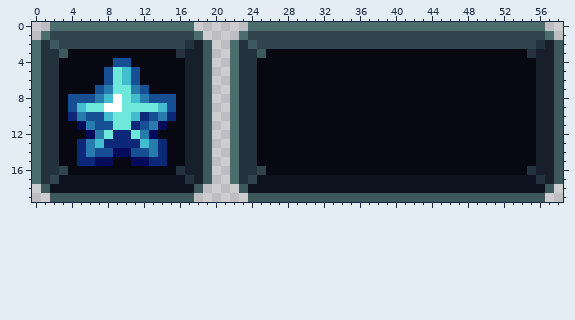
Two states of a pixel-art sprite, src/main/resources/assets/power/textures/screens/star_points_overlay.png. Above: the version before the commit.
The file is 59x20 pixels. Colours within 5 levels of each other are drawn and written as one.
The same view after the edit:
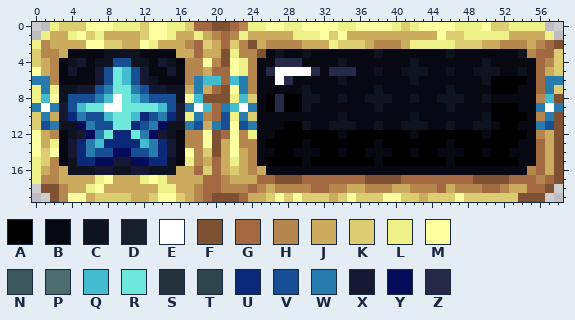
Palette (. is transparent): A #000000  B #070812  C #0f131f  D #161f2a  E #ffffff  F #7e5132  G #a26942  H #b5864e  J #cbac5f  K #dccd73  L #eef088  M #fdffa0  N #3d595d  P #4b6d6d  Q #44bccf  R #6ee8da  S #24323d  T #2f444c  U #0b2978  V #164f93  W #287cad  X #151830  Y #040b5a  Z #262947
Commit: Added keepers box + update stars overlay
The exact change:
Changed rows in their new state; - is an unchanged pixel.
first column x 0:
 0 --LKKKMMMLLLKMMLLKGGFFGHLLMMLLMMMMLLMMMMLKLMMMMLLLMKKLLLL--
 1 -LJJLMKLJJJJKMMLJJLJHGHLJJJJJLLLMKMJJJJJJJJJJMKKLLLLLJJJJL-
 2 LHJJJJMMKKJJMLJJJHGKJGKHFJHHHHJJJLKKKJHHHJLLLLLKKKJJHHHJHGF
 3 KHHJ----CCCC----JJGJJFLHHF-C--C-------C-------C-------CHGGK
 4 KJH-CX-CC--CC-XC-HHMHFMLH--ZZZ----C-------C-------C-----GHK
 5 MJH-X--X----X--X-HHJGGMLH-ZEEEEZ-ZZZ--C--CCC--C--CCC--C-GJK
 6 WWH----X----XC---HWQQGQWH--EZ-----C-------C-------CAAAA-GWW
 7 LWLCCXX------XXCCJWJGFMWH-----C-------C-------C----AAA--GWK
 8 LQMC------------CMQFFFLQK-AZAACC--C--CCC--C--CCC--C-----HQF
 9 WEWX------------XWEQGWQEW-AZAAC-------C-------C----AAA--WEW
10 KWJX------------XLWHGVLWK---------C-------C-------CAAAA-HWF
11 KVWCC----------CCWVJWVMVW---AAC--CCC--C--CCC--C--CC-AA--WVF
12 MJH-CX--------XC-HHMFGMHL--AAAAAAA-AAAAAAA-AAAAAAA-AAAA-HJF
13 MJL-X----------X-HHMFJMHH-AAAA-AAAAAAA-AAAAAAA-AAAAAAA--GJF
14 MKM-X----------X-MHKFJMJH--AA---AA-AA---AA-AA---AA-AA---GJF
15 LKH-C----XX----C-LHJGJLJH-AAAA-AAAAAAA-AAAAAAA-AAAAAAA--GJF
16 LJHJCCCXXCCXXCCCJJGKGJKJHJ-----------------------------HGJF
17 LHHJJJJLMJJJLMLJJJJGGHJJJGGFFFGGGGGGGFFFFGGGGGGGGFFFFGGGHGF
18 -FFHJJLMJJJJJJLLJJHGGHHHGHJHHHHGGHHJJHHHJJHHHGJHHHGGHJJGGF-
19 --FHMMJKKKKJJKMMKJHGFFFGJJKMKMKKKJKMKKKMMKKJKKKMKKKKKKFFF--
